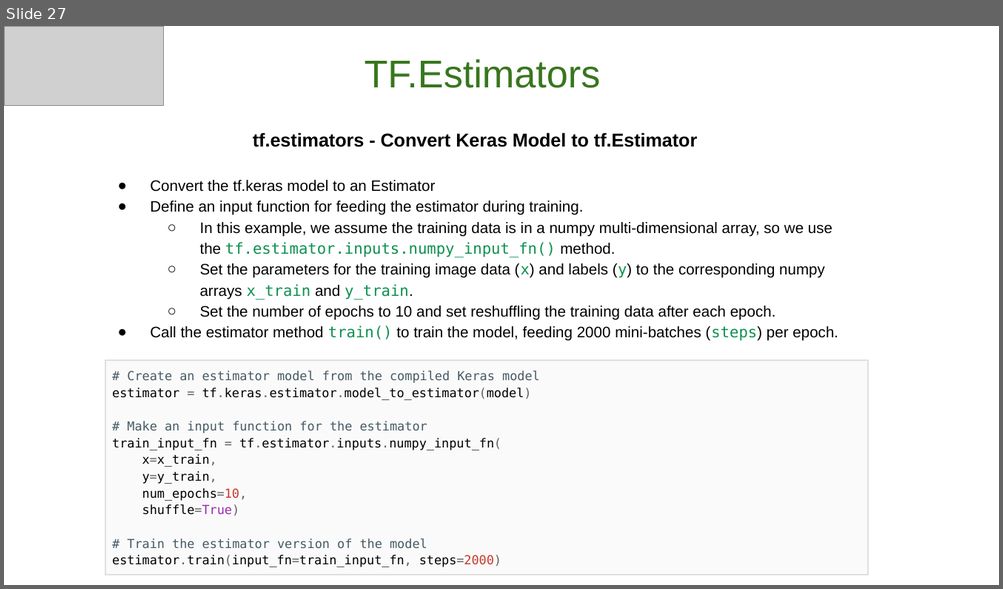
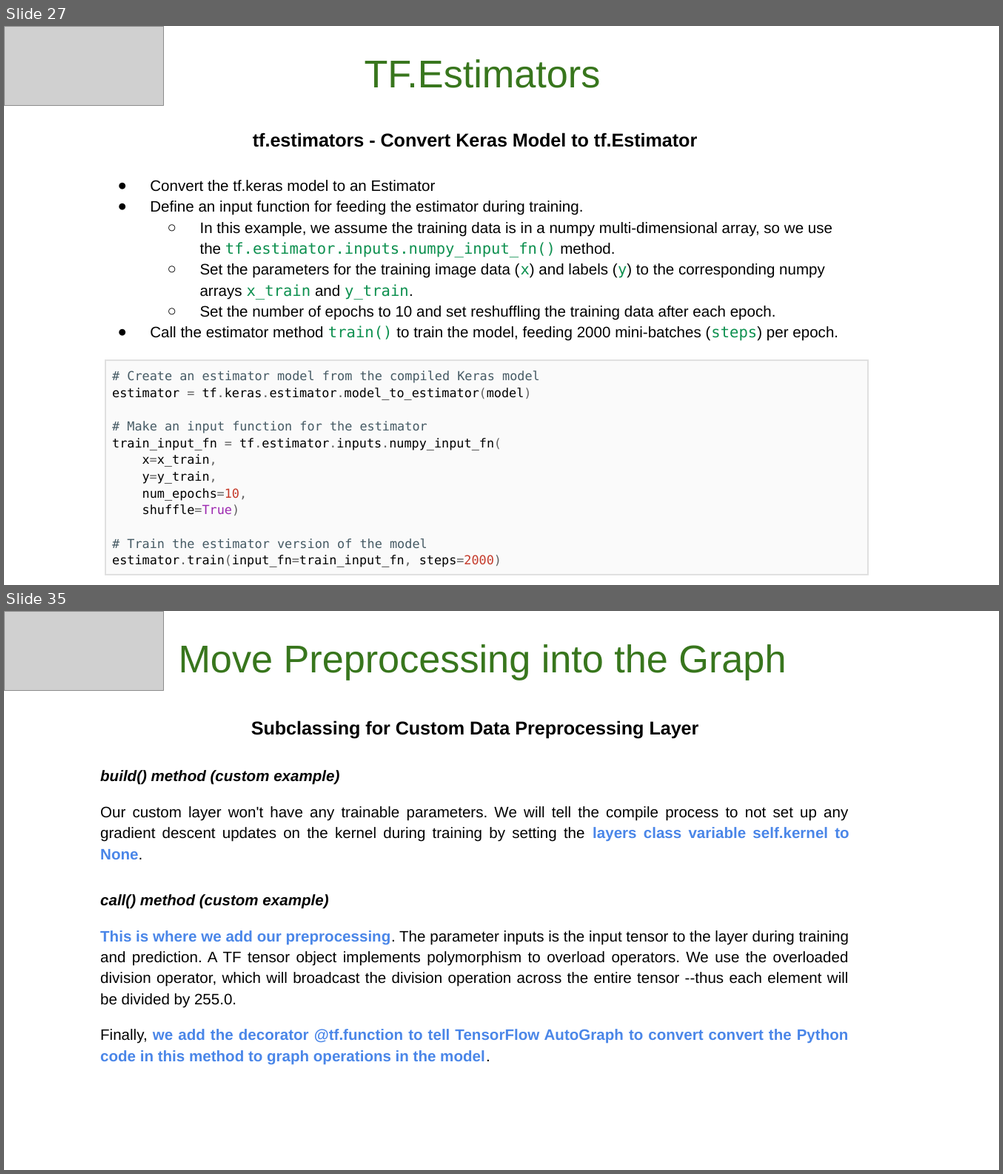
Before and after one commit to GoogleCloudPlatform/keras-idiomatic-programmer, a slide deck: workshops/Production/The Idiomatic Programmer - Production - Workshop.pptx. Shown one above the other, each under a label of ours: slide 27 before the commit, slides 27 and 35 after it; the slides between them are not shown. The pictures are 1003x589 and 1003x1174 pixels, drawn with LibreOffice and Linux fonts; fonts in the diff are those of the drawing; grey boxes stand for pictures. Boxes give left, top, right and bottom in pixels: in the first picture for what was removed or moved away, otherwise in the second. Text is boxed around its words. In the diff, an @@ line names an element or a change of style, - is before the commit and + after.

```diff
--- a/workshops/Production/The Idiomatic Programmer - Production - Workshop.pptx
+++ b/workshops/Production/The Idiomatic Programmer - Production - Workshop.pptx
@@ slide 35 added at <box>4,611,999,1170</box>, background #FFFFFF @@
@@ picture added at <box>4,611,163,691</box> @@
@@ subtitle added at <box>179,644,785,680</box>, 28 pt, text #38761D @@
+Move Preprocessing into the Graph
@@ text added at <box>100,721,848,1065</box>, 11 pt, text #000000 @@
+Subclassing for Custom Data Preprocessing Layer
+build() method (custom example)
+Our custom layer won't have any trainable parameters. We will tell the compile process to not set up any gradient descent updates on the kernel during training by setting the layers class variable self.kernel to None.
+call() method (custom example)
+This is where we add our preprocessing. The parameter inputs is the input tensor to the layer during training and prediction. A TF tensor object implements polymorphism to overload operators. We use the overloaded division operator, which will broadcast the division operation across the entire tensor --thus each element will be divided by 255.0.
+Finally, we add the decorator @tf.function to tell TensorFlow AutoGraph to convert convert the Python code in this method to graph operations in the model.
```
Also in this commit, not shown: 11 slides changed, 9 other slides added, 1 slide removed.
